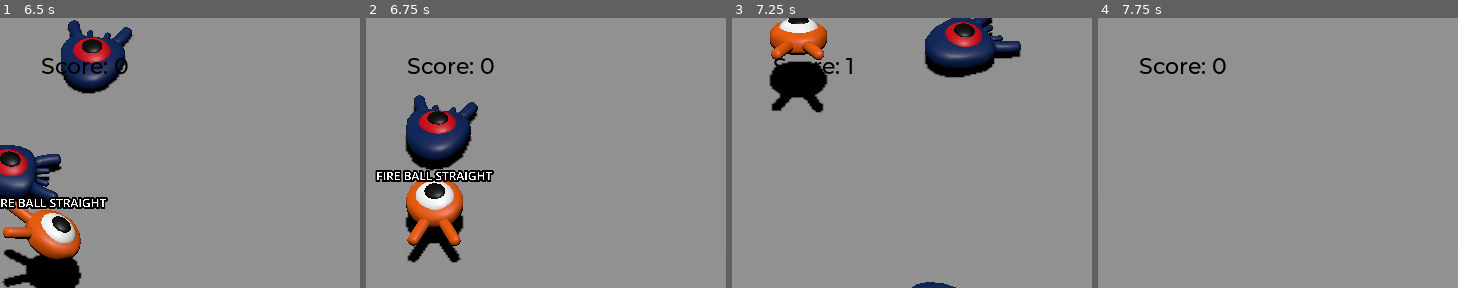
Above: before the commit, frames 1-4 (left to right).
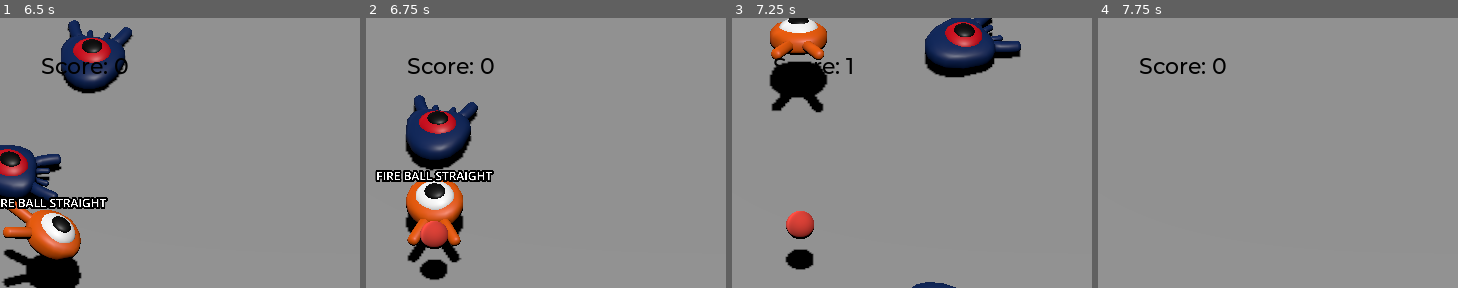
Above: after the commit, the same moments.

Repository: shmingusdingus/wizard-slop
Game: Godot game, scene res://main.tscn
Two runs of this game, one before a commit and one after it. Both use one fixed random seed, a clock stepped at 60 frames per second and the inputs below.
Inputs:
- Up to frame 1 (6.5 s): hold D (move_right) 0.53-1.28 s; hold J (rune_cast) 0.53-1.28 s; tap Space (jump) at 0.77, 1.52, 2.75, 3.02, 3.77, 4.52, 6.02 s; hold S (move_back) 1.28-2.03 s; tap K (rune_element) at 1.35, 4.35 s; hold D (move_right) 2.03-2.78 s; hold L (rune_form) 2.03-2.78 s; hold W (move_forward) 2.78-3.53 s; tap , (rune_motion) at 2.85, 5.85 s; hold J (rune_cast) 3.53-4.28 s; hold A (move_left) 3.53-5.03 s; hold S (move_back) 5.03-5.78 s; hold L (rune_form) 5.03-5.78 s; hold D (move_right) from 5.78 s (still down)
- Up to frame 2 (6.75 s): release D (move_right) at 6.53 s; hold W (move_forward) from 6.53 s (still down); hold J (rune_cast) from 6.53 s (still down)
- Up to frame 3 (7.25 s): keep holding W (move_forward); keep holding J (rune_cast); tap Space (jump) at 6.77 s
- Up to frame 4 (7.75 s): release W (move_forward) at 7.28 s; release J (rune_cast) at 7.28 s; hold D (move_right) from 7.28 s (still down); tap K (rune_element) at 7.35 s; tap Space (jump) at 7.52 s
The pictures show only the part of the screen within x 0-50%, y 1-51%; the shares and areas given below are measured in that part.

Frame 1 is identical in both runs. In frame 2, 1.1% of the frame differs, in the area x 14-23%, y 75-98%; in frame 3, 1.2%, in the area x 14-23%, y 71-94%; in frame 4, nothing differs.

Commit message:
Add basic spell cast with objects

Diff:
--- a/player.gd
+++ b/player.gd
@@ -21,11 +21,12 @@
 const RUNE_FIRE := preload("res://spells/runes/elements/element_fire.tres")
 const RUNE_BALL := preload("res://spells/runes/forms/form_ball.tres")
 const RUNE_STRAIGHT := preload("res://spells/runes/motions/motion_straight.tres")
+const BALL_PROJECTILE := preload("res://spells/projectiles/ball/ball_projectile.tscn")
 
 # Current spell state (grammar-enforced)
-var element: Rune = null
-var form: Rune = null
-var motion: Rune = null
+var element: ElementRune = null
+var form: FormRune = null
+var motion: MotionRune = null
 
 func _ready():
 	_update_label()
@@ -41,21 +42,12 @@
 		_cast_spell()
 
 func _try_add_rune(rune: Rune) -> void:
-	match rune.rune_type:
-		Rune.RuneType.ELEMENT:
-			if element != null:
-				return
-			element = rune
-
-		Rune.RuneType.FORM:
-			if form != null:
-				return
-			form = rune
-
-		Rune.RuneType.MOTION:
-			if motion != null:
-				return
-			motion = rune
+	if rune is ElementRune and element == null:
+		element = rune
+	elif rune is FormRune and form == null:
+		form = rune
+	elif rune is MotionRune and motion == null:
+		motion = rune
 
 	_update_label()
 
@@ -79,16 +71,32 @@
 
 func _cast_spell():
 	if not _has_any_runes():
-		print("no runes")
+		print("No runes entered")
 		return
 
 	if not _is_spell_complete():
-		print("incomplete")
+		print("Incomplete spell")
 		await _fizzle_spell()
 		return
 
+	# --- Spell is complete ---
+	_spawn_spell_projectile()
 	await _success_pulse()
 	_clear_spell()
+
+func _spawn_spell_projectile():
+	# You can replace this with your runtime spell system
+	if not form or not form.projectile_scene:
+		print("No projectile scene assigned for form")
+		return
+
+	var spell = Spell.new(element, form, motion)
+	var spell_proj = form.projectile_scene.instantiate()
+	spell_proj.initialize(spell)
+
+	spell_proj.global_transform.origin = global_transform.origin + Vector3(0,1,0)
+	get_parent().add_child(spell_proj)
+	#or this:	get_tree().current_scene.add_child(spell_proj)
 
 func _fizzle_spell():
 	await _fizzle_pulse()
@@ -108,7 +116,6 @@
 	var original_scale := rune_label.scale
 	var shrink_scale := original_scale * 0.85
 
-	# Optional: dim color
 	var original_modulate := rune_label.modulate
 	var fizzle_color := Color(0.6, 0.6, 0.6, 1.0)
 
--- a/player.tscn
+++ b/player.tscn
@@ -9,6 +9,33 @@
 [sub_resource type="CylinderShape3D" id="CylinderShape3D_onrkg"]
 height = 0.17230225
 radius = 0.95
+
+[sub_resource type="Animation" id="Animation_i3pqv"]
+length = 0.001
+tracks/0/type = "value"
+tracks/0/imported = false
+tracks/0/enabled = true
+tracks/0/path = NodePath("Pivot/Character:position")
+tracks/0/interp = 1
+tracks/0/loop_wrap = true
+tracks/0/keys = {
+"times": PackedFloat32Array(0),
+"transitions": PackedFloat32Array(1),
+"update": 0,
+"values": [Vector3(0, 0, 0)]
+}
+tracks/1/type = "value"
+tracks/1/imported = false
+tracks/1/enabled = true
+tracks/1/path = NodePath("Pivot/Character:rotation")
+tracks/1/interp = 1
+tracks/1/loop_wrap = true
+tracks/1/keys = {
+"times": PackedFloat32Array(0),
+"transitions": PackedFloat32Array(1),
+"update": 0,
+"values": [Vector3(0, 0, 0)]
+}
 
 [sub_resource type="Animation" id="Animation_onrkg"]
 resource_name = "float"
@@ -37,33 +64,6 @@
 "transitions": PackedFloat32Array(0.4204482, 0.439, 1),
 "update": 0,
 "values": [Vector3(0, 0, 0), Vector3(0.13962634, 0, 0), Vector3(-0.13962634, 0, 0)]
-}
-
-[sub_resource type="Animation" id="Animation_i3pqv"]
-length = 0.001
-tracks/0/type = "value"
-tracks/0/imported = false
-tracks/0/enabled = true
-tracks/0/path = NodePath("Pivot/Character:position")
-tracks/0/interp = 1
-tracks/0/loop_wrap = true
-tracks/0/keys = {
-"times": PackedFloat32Array(0),
-"transitions": PackedFloat32Array(1),
-"update": 0,
-"values": [Vector3(0, 0, 0)]
-}
-tracks/1/type = "value"
-tracks/1/imported = false
-tracks/1/enabled = true
-tracks/1/path = NodePath("Pivot/Character:rotation")
-tracks/1/interp = 1
-tracks/1/loop_wrap = true
-tracks/1/keys = {
-"times": PackedFloat32Array(0),
-"transitions": PackedFloat32Array(1),
-"update": 0,
-"values": [Vector3(0, 0, 0)]
 }
 
 [sub_resource type="AnimationLibrary" id="AnimationLibrary_hqtel"]
--- /dev/null
+++ b/spells/projectiles/ball/ball_projectile.gd
@@ -0,0 +1 @@
+extends SpellProjectile
--- /dev/null
+++ b/spells/projectiles/ball/ball_projectile.tscn
@@ -0,0 +1,19 @@
+[gd_scene load_steps=5 format=3 uid="uid://jmj1plepnawd"]
+
+[ext_resource type="Script" uid="uid://cu01kt82l87cm" path="res://spells/projectiles/ball/ball_projectile.gd" id="1_eymup"]
+
+[sub_resource type="StandardMaterial3D" id="StandardMaterial3D_eymup"]
+
+[sub_resource type="SphereMesh" id="SphereMesh_eymup"]
+material = SubResource("StandardMaterial3D_eymup")
+
+[sub_resource type="SphereShape3D" id="SphereShape3D_0l1rr"]
+
+[node name="BallProjectile" type="Area3D"]
+script = ExtResource("1_eymup")
+
+[node name="MeshInstance3D" type="MeshInstance3D" parent="."]
+mesh = SubResource("SphereMesh_eymup")
+
+[node name="CollisionShape3D" type="CollisionShape3D" parent="."]
+shape = SubResource("SphereShape3D_0l1rr")
--- /dev/null
+++ b/spells/projectiles/beam/beam_projectile.gd
@@ -0,0 +1 @@
+extends SpellProjectile
--- /dev/null
+++ b/spells/projectiles/beam/beam_projectile.tscn
@@ -0,0 +1,15 @@
+[gd_scene load_steps=3 format=3 uid="uid://8h645n71itgl"]
+
+[ext_resource type="Script" uid="uid://cvh030qnmjqg1" path="res://spells/projectiles/beam/beam_projectile.gd" id="1_wdkij"]
+
+[sub_resource type="TubeTrailMesh" id="TubeTrailMesh_41ui4"]
+
+[node name="BeamProjectile" type="Area3D"]
+collision_layer = 2
+script = ExtResource("1_wdkij")
+
+[node name="MeshInstance3D" type="MeshInstance3D" parent="."]
+transform = Transform3D(1, 0, 0, 0, -4.371139e-08, -1, 0, 1, -4.371139e-08, 0, 0, 0)
+mesh = SubResource("TubeTrailMesh_41ui4")
+
+[node name="CollisionShape3D" type="CollisionShape3D" parent="."]
--- /dev/null
+++ b/spells/projectiles/spell_projectile.gd
@@ -0,0 +1,25 @@
+extends Area3D
+class_name SpellProjectile
+
+var velocity: Vector3 = Vector3.ZERO
+var element_color: Color = Color(1,1,1)
+var damage: float = 1.0
+var status_effect: String = ""
+
+func initialize(spell: Spell):
+	spell.apply_to_projectile(self)
+
+func set_element_color(c: Color):
+	var mesh = $MeshInstance3D
+	if not mesh.material_override:
+		mesh.material_override = StandardMaterial3D.new()
+	mesh.material_override.albedo_color = c
+
+func set_speed(s: float):
+	velocity = velocity.normalized() * s
+
+func set_velocity(v: Vector3):
+	velocity = v
+
+func _physics_process(delta):
+	global_position += velocity * delta
--- a/spells/rune.gd
+++ b/spells/rune.gd
@@ -1,8 +1,6 @@
 extends Resource
 class_name Rune
 
-enum RuneType { ELEMENT, FORM, MOTION }
-
 @export var id: String
 @export var display_name: String
-@export var rune_type: RuneType
+@export var icon: Texture2D
--- /dev/null
+++ b/spells/runes/element_rune.gd
@@ -0,0 +1,7 @@
+extends Rune
+class_name ElementRune
+
+@export var color: Color = Color(1, 1, 1)
+
+func apply_to_projectile(projectile):
+	projectile.set_element_color(color)
--- a/spells/runes/elements/element_fire.tres
+++ b/spells/runes/elements/element_fire.tres
@@ -1,9 +1,10 @@
-[gd_resource type="Resource" script_class="Rune" load_steps=2 format=3 uid="uid://dy1vbbivrlv43"]
+[gd_resource type="Resource" script_class="ElementRune" load_steps=2 format=3 uid="uid://dy1vbbivrlv43"]
 
-[ext_resource type="Script" uid="uid://b753cmk6q0ugk" path="res://spells/rune.gd" id="1_kbb8f"]
+[ext_resource type="Script" uid="uid://dmtmuud05bx0w" path="res://spells/runes/element_rune.gd" id="1_kbb8f"]
 
 [resource]
 script = ExtResource("1_kbb8f")
+color = Color(0.85847825, 0.22980547, 0.18465257, 1)
 id = "element_fire"
 display_name = "fire"
 metadata/_custom_type_script = "uid://b753cmk6q0ugk"
--- /dev/null
+++ b/spells/runes/form_rune.gd
@@ -0,0 +1,8 @@
+extends Rune
+class_name FormRune
+
+@export var projectile_scene: PackedScene
+@export var base_speed: float = 10.0
+
+func apply_to_projectile(projectile):
+	projectile.set_speed(base_speed)
--- a/spells/runes/forms/form_ball.tres
+++ b/spells/runes/forms/form_ball.tres
@@ -1,10 +1,12 @@
-[gd_resource type="Resource" script_class="Rune" load_steps=2 format=3 uid="uid://c44a7thue7gsm"]
+[gd_resource type="Resource" script_class="FormRune" load_steps=3 format=3 uid="uid://c44a7thue7gsm"]
 
-[ext_resource type="Script" uid="uid://b753cmk6q0ugk" path="res://spells/rune.gd" id="1_40en7"]
+[ext_resource type="PackedScene" uid="uid://jmj1plepnawd" path="res://spells/projectiles/ball/ball_projectile.tscn" id="1_cmtx1"]
+[ext_resource type="Script" uid="uid://bgxb65qql6vn8" path="res://spells/runes/form_rune.gd" id="2_gs25v"]
 
 [resource]
-script = ExtResource("1_40en7")
+script = ExtResource("2_gs25v")
+projectile_scene = ExtResource("1_cmtx1")
+base_speed = 20.0
 id = "form_ball"
 display_name = "ball"
-rune_type = 1
 metadata/_custom_type_script = "uid://b753cmk6q0ugk"
--- /dev/null
+++ b/spells/runes/forms/form_beam.tres
@@ -0,0 +1,11 @@
+[gd_resource type="Resource" script_class="FormRune" load_steps=3 format=3 uid="uid://cfm8d1mcom2af"]
+
+[ext_resource type="PackedScene" uid="uid://8h645n71itgl" path="res://spells/projectiles/beam/beam_projectile.tscn" id="1_qh6i8"]
+[ext_resource type="Script" uid="uid://bgxb65qql6vn8" path="res://spells/runes/form_rune.gd" id="2_xnhd4"]
+
+[resource]
+script = ExtResource("2_xnhd4")
+projectile_scene = ExtResource("1_qh6i8")
+base_speed = 40.0
+id = "form_beam"
+display_name = "beam"
--- /dev/null
+++ b/spells/runes/motion_rune.gd
@@ -0,0 +1,7 @@
+extends Rune
+class_name MotionRune
+
+@export var velocity: Vector3 = Vector3.FORWARD
+
+func apply_to_projectile(projectile):
+	projectile.set_velocity(velocity)
--- a/spells/runes/motions/motion_straight.tres
+++ b/spells/runes/motions/motion_straight.tres
@@ -1,10 +1,9 @@
-[gd_resource type="Resource" script_class="Rune" load_steps=2 format=3 uid="uid://rs5jualouyh7"]
+[gd_resource type="Resource" script_class="MotionRune" load_steps=2 format=3 uid="uid://rs5jualouyh7"]
 
-[ext_resource type="Script" uid="uid://b753cmk6q0ugk" path="res://spells/rune.gd" id="1_q2y3v"]
+[ext_resource type="Script" uid="uid://bhhb2t4r3tf3w" path="res://spells/runes/motion_rune.gd" id="1_q2y3v"]
 
 [resource]
 script = ExtResource("1_q2y3v")
 id = "motion_straight"
 display_name = "straight"
-rune_type = 2
 metadata/_custom_type_script = "uid://b753cmk6q0ugk"
--- a/spells/spell.gd
+++ b/spells/spell.gd
@@ -1,5 +1,19 @@
+extends Resource
 class_name Spell
 
-var element: Rune
-var form: Rune
-var motion: Rune
+var element: ElementRune
+var form: FormRune
+var motion: MotionRune
+
+func _init(_element: ElementRune = null, _form: FormRune = null, _motion: MotionRune = null):
+	element = _element
+	form = _form
+	motion = _motion
+
+func apply_to_projectile(proj: SpellProjectile):
+	if element:
+		element.apply_to_projectile(proj)
+	if form:
+		form.apply_to_projectile(proj)
+	if motion:
+		motion.apply_to_projectile(proj)
Not shown, added: spells/projectiles/ball/ball_projectile.gd.uid
Not shown, added: spells/projectiles/beam/beam_projectile.gd.uid
Not shown, added: spells/projectiles/spell_projectile.gd.uid
Not shown, added: spells/runes/element_rune.gd.uid
Not shown, added: spells/runes/form_rune.gd.uid
Not shown, added: spells/runes/motion_rune.gd.uid
Not shown, changed: spells/spell.gd.uid
